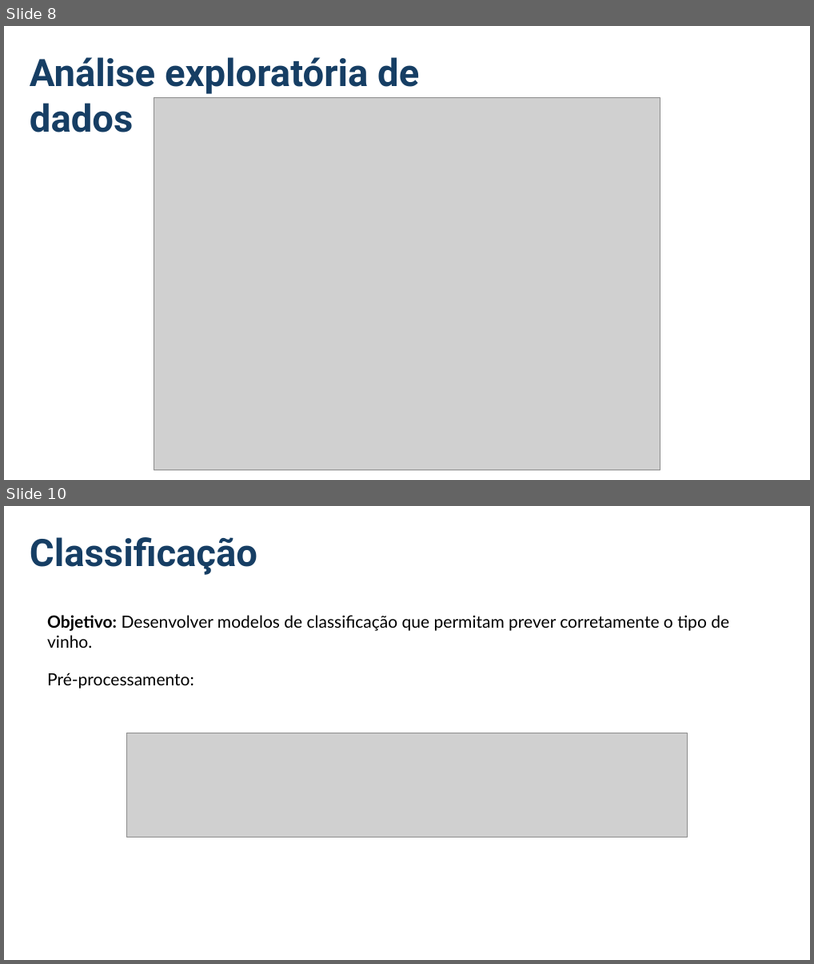
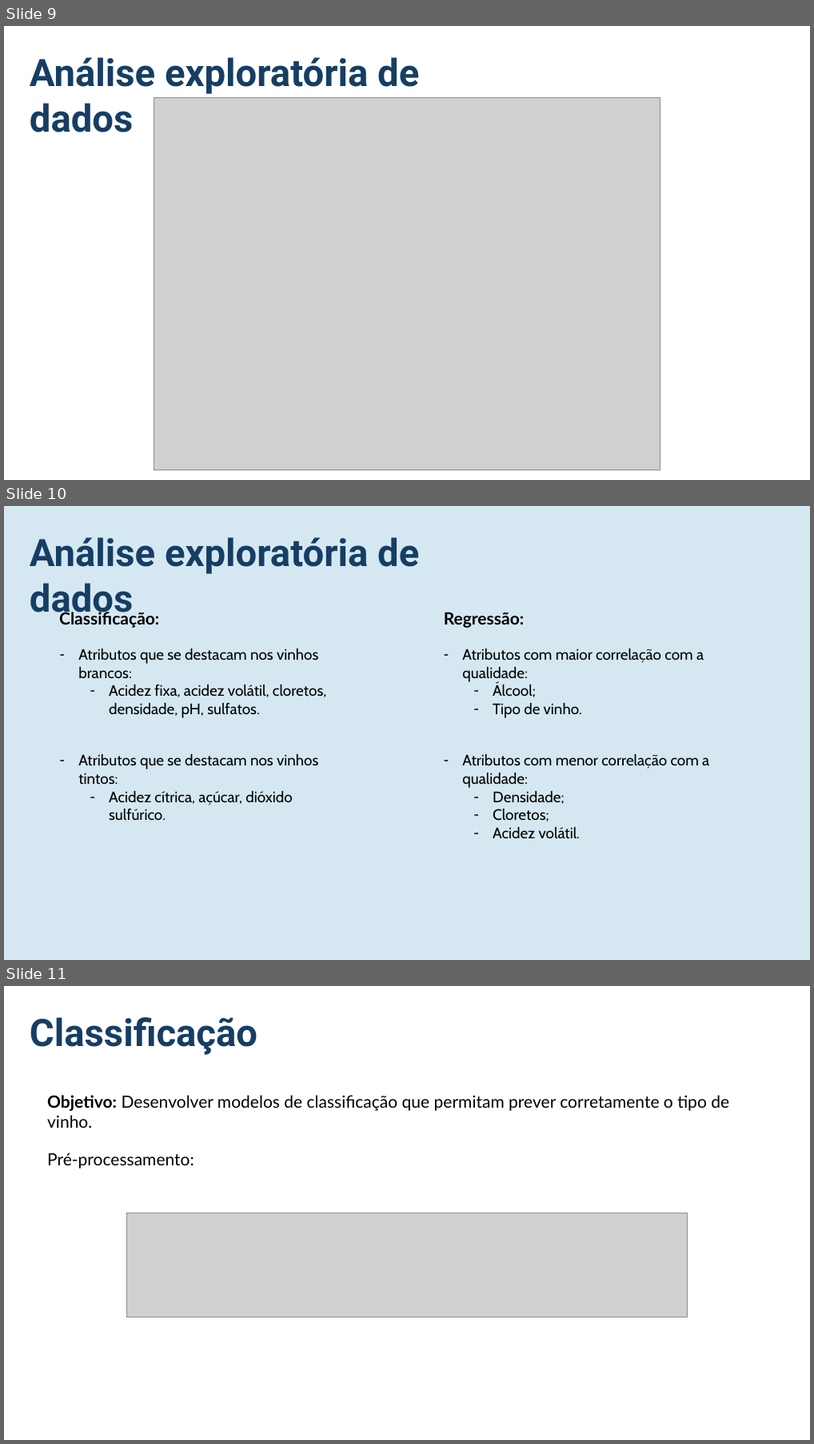
Before and after one commit to miguelamoreira/wineNotebook, a slide deck: apresentacao.pptx. Shown one above the other, each under a label of ours: slides 8 and 10 before the commit, slides 9, 10 and 11 after it; the slides between them are not shown. The pictures are 814x964 and 814x1444 pixels, drawn with LibreOffice and Linux fonts; fonts in the diff are those of the drawing; grey boxes stand for pictures. Boxes give left, top, right and bottom in pixels: in the first picture for what was removed or moved away, otherwise in the second. Text is boxed around its words. In the diff, an @@ line names an element or a change of style, - is before the commit and + after.

```diff
--- a/apresentacao.pptx
+++ b/apresentacao.pptx
@@ slide 10 added at (x1=4, y1=506, x2=810, y2=960), background #D5E8F2 @@
@@ text added at (x1=30, y1=537, x2=419, y2=620), 45 pt, text #163E64, bold @@
+Análise exploratória de dados
@@ text added at (x1=59, y1=610, x2=159, y2=628), 20 pt, text #000000, bold @@
+Classificação:
@@ text added at (x1=444, y1=612, x2=525, y2=628), 20 pt, text #000000, bold @@
+Regressão:
@@ text added at (x1=78, y1=648, x2=326, y2=718), 18 pt, text #000000 @@
+  – Atributos que se destacam nos vinhos brancos:
+    – Acidez fixa, acidez volátil, cloretos, densidade, pH, sulfatos.
@@ text added at (x1=462, y1=648, x2=704, y2=718), 18 pt, text #000000 @@
+– Atributos com maior correlação com a qualidade:
+  – Álcool;
+  – Tipo de vinho.
@@ text added at (x1=78, y1=753, x2=318, y2=820), 18 pt, text #000000 @@
+  – Atributos que se destacam nos vinhos tintos:
+    – Acidez cítrica, açúcar, dióxido sulfúrico.
@@ text added at (x1=462, y1=753, x2=710, y2=839), 18 pt, text #000000 @@
+– Atributos com menor correlação com a qualidade:
+  – Densidade;
+  – Cloretos;
+  – Acidez volátil.
@@ what was slide 8 is now slide 9 @@
@@ what was slide 10 is now slide 11 @@
```
Also in this commit, not shown: 3 slides changed, 1 other file.
